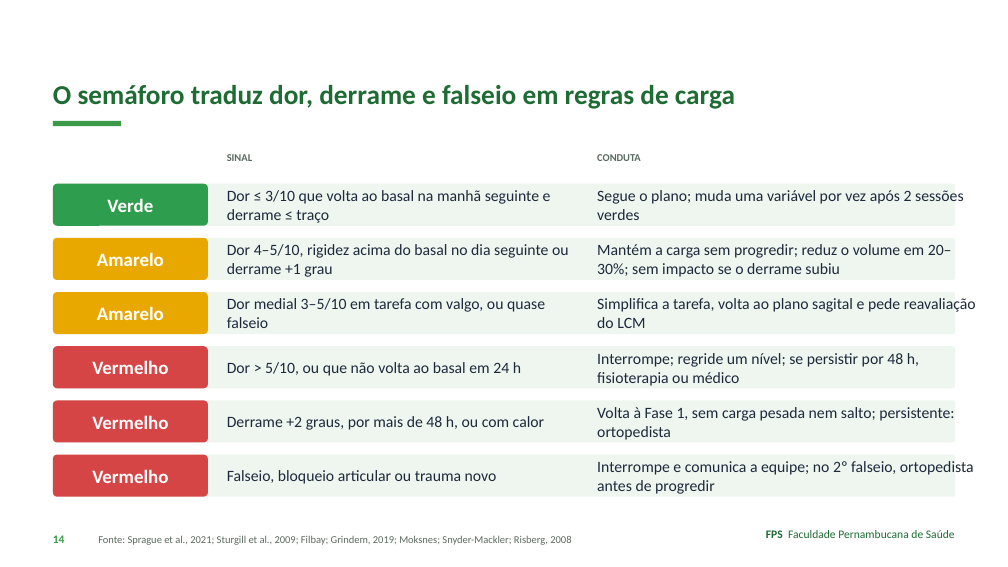
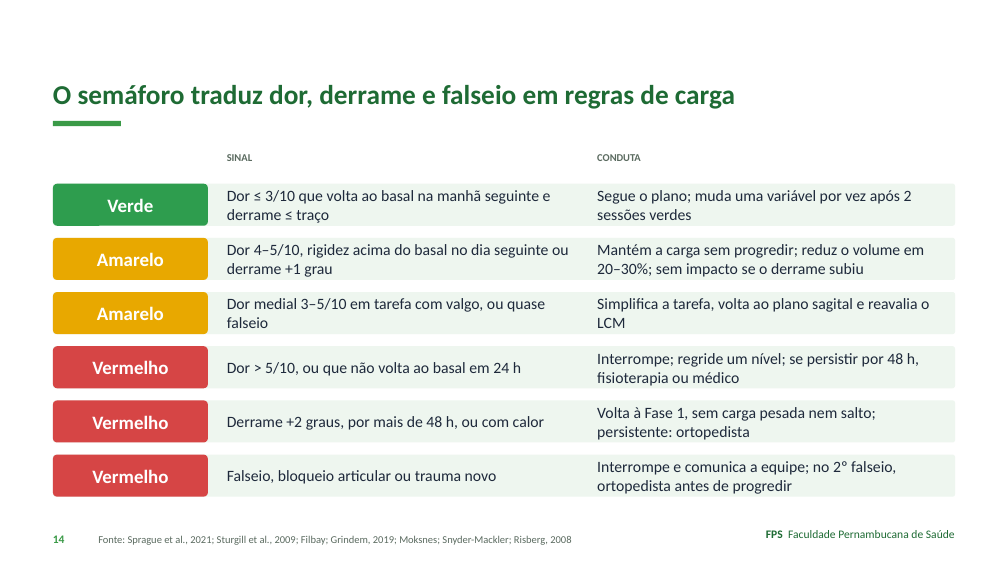
Before and after one commit to Institutomoraisandrade/CRM, a slide deck: slide 14 of trabalho-fps/trabalhos/2026-11-09-caso04-lca-lcm/apresentacao.pptx. Drawn at 1008x567 pixels with LibreOffice and Linux fonts; fonts in the diff are those of the drawing. Boxes give left, top, right and bottom in pixels: in the first picture for what was removed or moved away, otherwise in the second. Text is boxed around its words. In the diff, an @@ line names an element or a change of style, - is before the commit and + after.

```diff
--- a/trabalho-fps/trabalhos/2026-11-09-caso04-lca-lcm/apresentacao.pptx
+++ b/trabalho-fps/trabalhos/2026-11-09-caso04-lca-lcm/apresentacao.pptx
@@ text "Segue o plano; muda uma ..." rewrapped from (597, 190, 964, 220) to (597, 190, 912, 220) @@
@@ text "Mantém a carga sem progredir; ..." rewrapped from (597, 244, 952, 277) to (597, 244, 924, 277) @@
@@ text at (597, 298, 929, 328): text changed @@
-Simplifica a tarefa, volta ao plano sagital e pede reavaliação do LCM
+Simplifica a tarefa, volta ao plano sagital e reavalia o LCM
@@ text "Volta à Fase 1, sem ..." rewrapped from (597, 407, 954, 440) to (597, 407, 876, 440) @@
@@ text "Interrompe e comunica a equipe; ..." rewrapped from (597, 461, 974, 494) to (597, 461, 896, 494) @@
```
Also in this commit, not shown: 11 other slides changed, 1 slide added, 8 other files.
